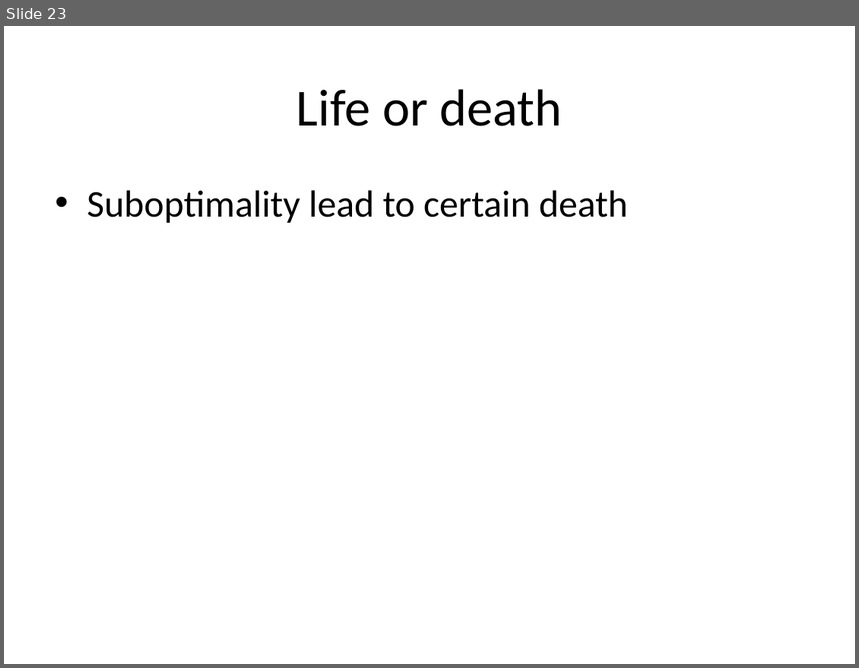
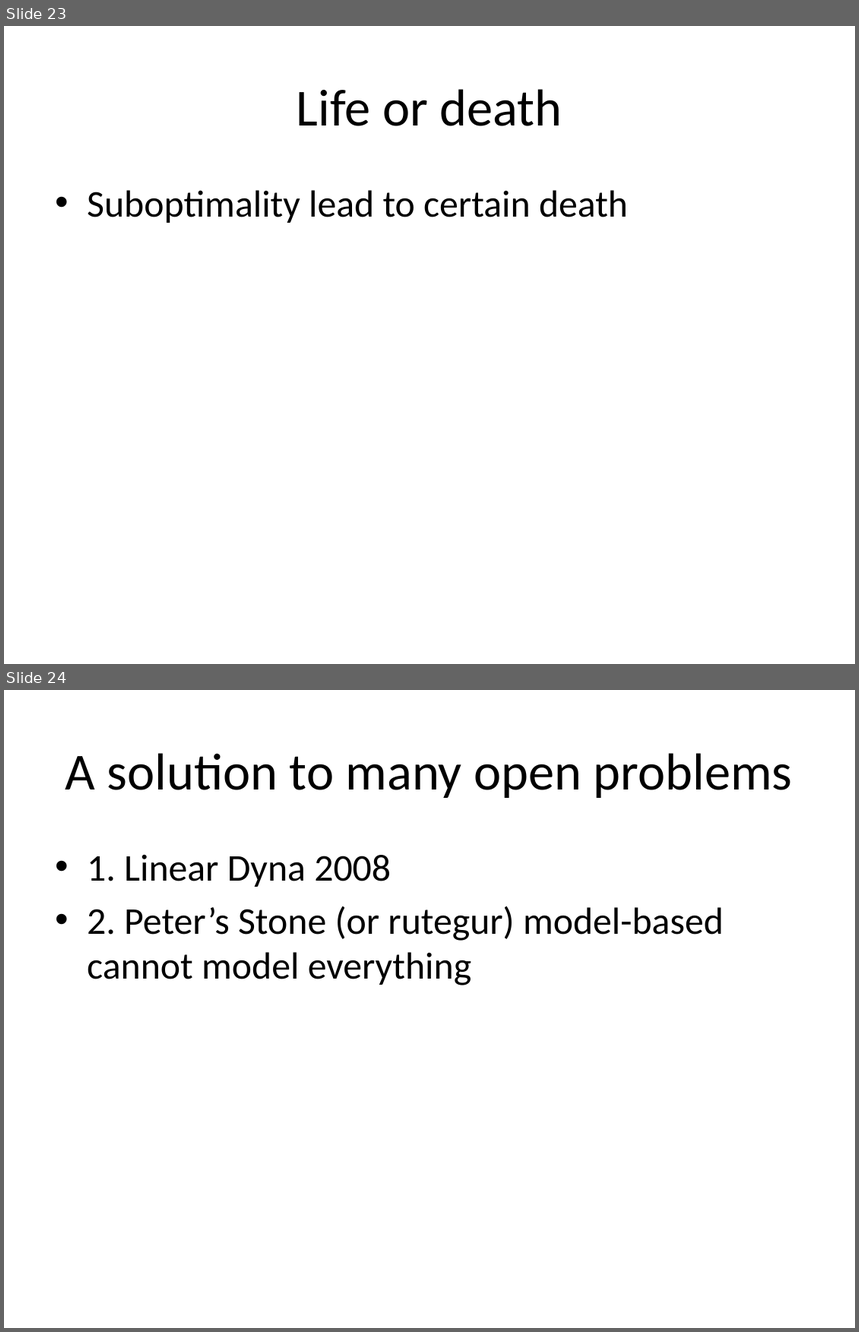
Before and after one commit to lono175/Thesis, a slide deck: OptimalPlanning.pptx. Shown one above the other, each under a label of ours: slide 23 before the commit, slides 23 and 24 after it. The pictures are 859x668 and 859x1332 pixels, drawn with LibreOffice and Linux fonts; fonts in the diff are those of the drawing. Boxes give left, top, right and bottom in pixels: in the first picture for what was removed or moved away, otherwise in the second. Text is boxed around its words. In the diff, an @@ line names an element or a change of style, - is before the commit and + after.

Commit message:
update slides

```diff
--- a/OptimalPlanning.pptx
+++ b/OptimalPlanning.pptx
@@ slide 24 added at bbox=[4, 690, 855, 1328], background #FFFFFF @@
@@ title added at bbox=[66, 753, 793, 798], 44 pt, text #000000 @@
+A solution to many open problems
@@ text added at bbox=[87, 854, 724, 986], 32 pt, text #000000 @@
+• 1. Linear Dyna 2008
+• 2. Peter’s Stone (or rutegur) model-based cannot model everything
```
